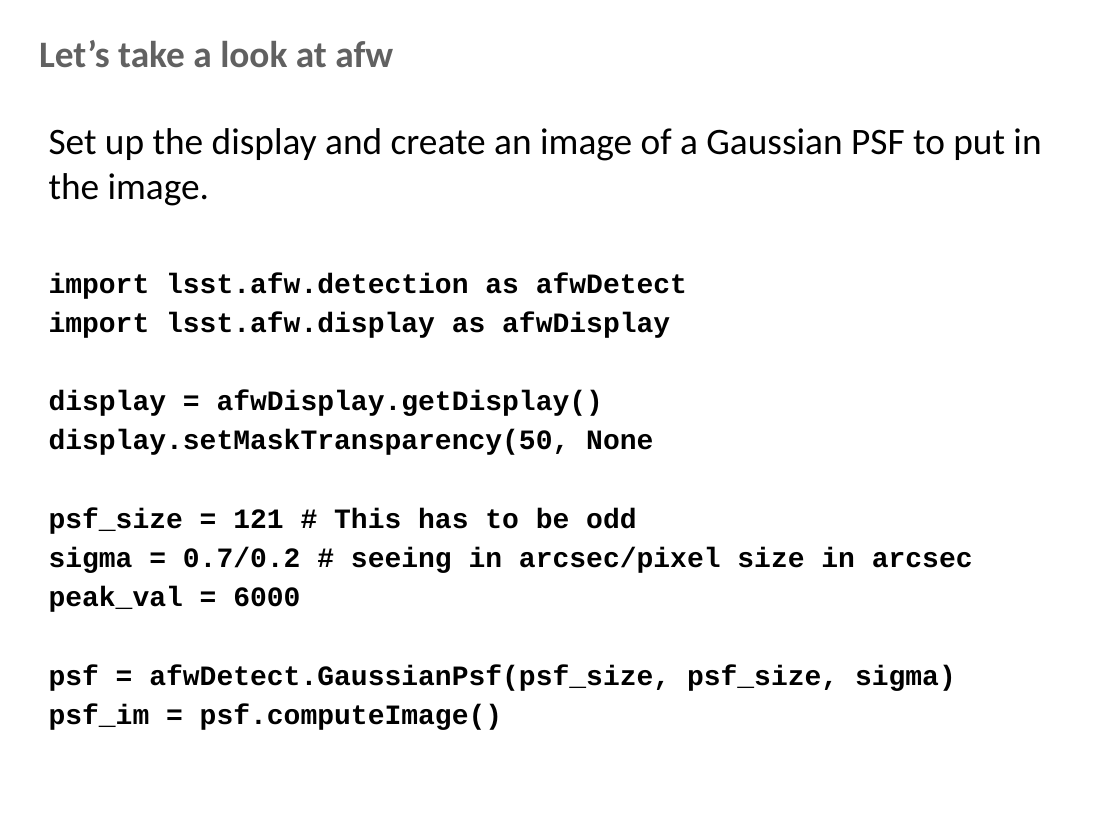
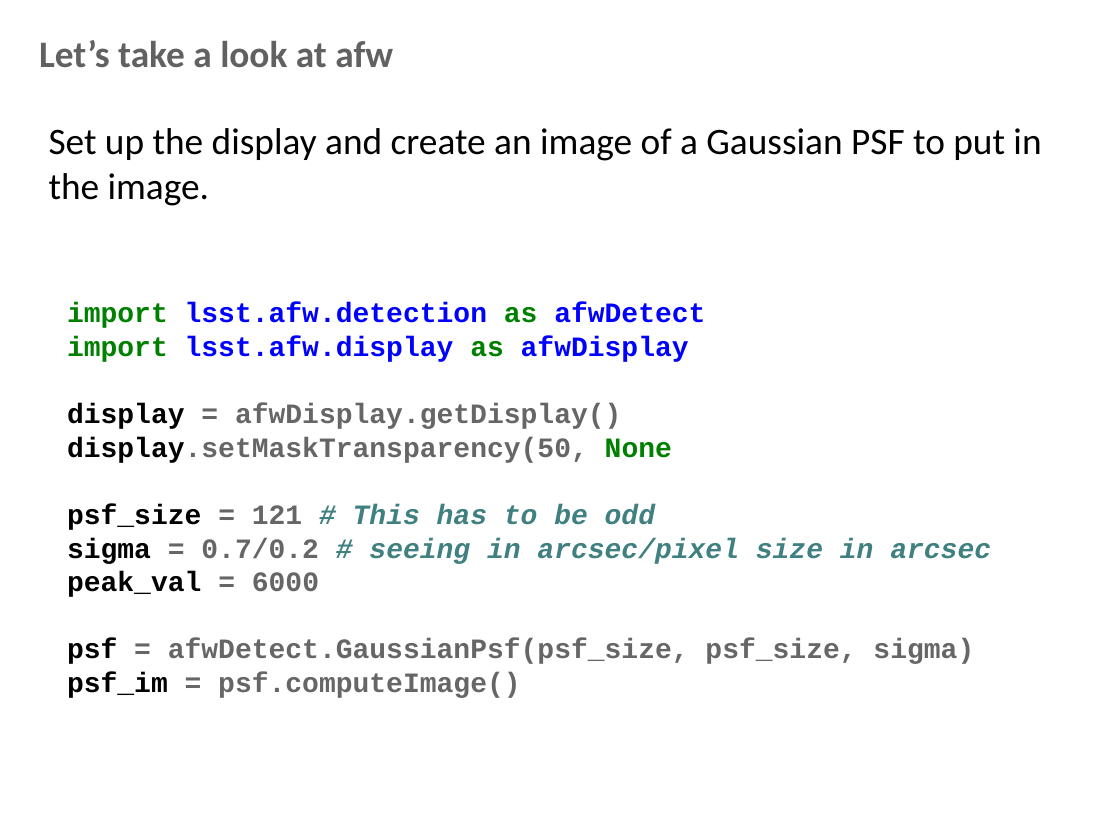
Before and after one commit to lsst-dm/Oct15_bootcamp, a slide deck: slide 14 of documents/afw_lecture.pptx. Drawn at 1120x840 pixels with LibreOffice and Linux fonts; fonts in the diff are those of the drawing; background and template pictures are left out. Boxes give left, top, right and bottom in pixels: in the first picture for what was removed or moved away, otherwise in the second. Text is boxed around its words. In the diff, an @@ line names an element or a change of style, - is before the commit and + after.

```diff
--- a/documents/afw_lecture.pptx
+++ b/documents/afw_lecture.pptx
@@ text at [49, 273, 973, 730]: paragraphs removed @@
-import lsst.afw.detection as afwDetect
-import lsst.afw.display as afwDisplay
-display = afwDisplay.getDisplay()
-display.setMaskTransparency(50, None
-psf_size = 121 # This has to be odd
-sigma = 0.7/0.2 # seeing in arcsec/pixel size in arcsec
-peak_val = 6000
-psf = afwDetect.GaussianPsf(psf_size, psf_size, sigma)
-psf_im = psf.computeImage()
@@ text added at [67, 303, 991, 698], 18 pt, text #666666, bold @@
+import lsst.afw.detection as afwDetect
+import lsst.afw.display as afwDisplay
+display = afwDisplay.getDisplay()
+display.setMaskTransparency(50, None
+psf_size = 121 # This has to be odd
+sigma = 0.7/0.2 # seeing in arcsec/pixel size in arcsec
+peak_val = 6000
+psf = afwDetect.GaussianPsf(psf_size, psf_size, sigma)
+psf_im = psf.computeImage()
```
Also in this commit, not shown: 16 other slides changed, 10 slides added, 4 slides removed, 2 other files.
